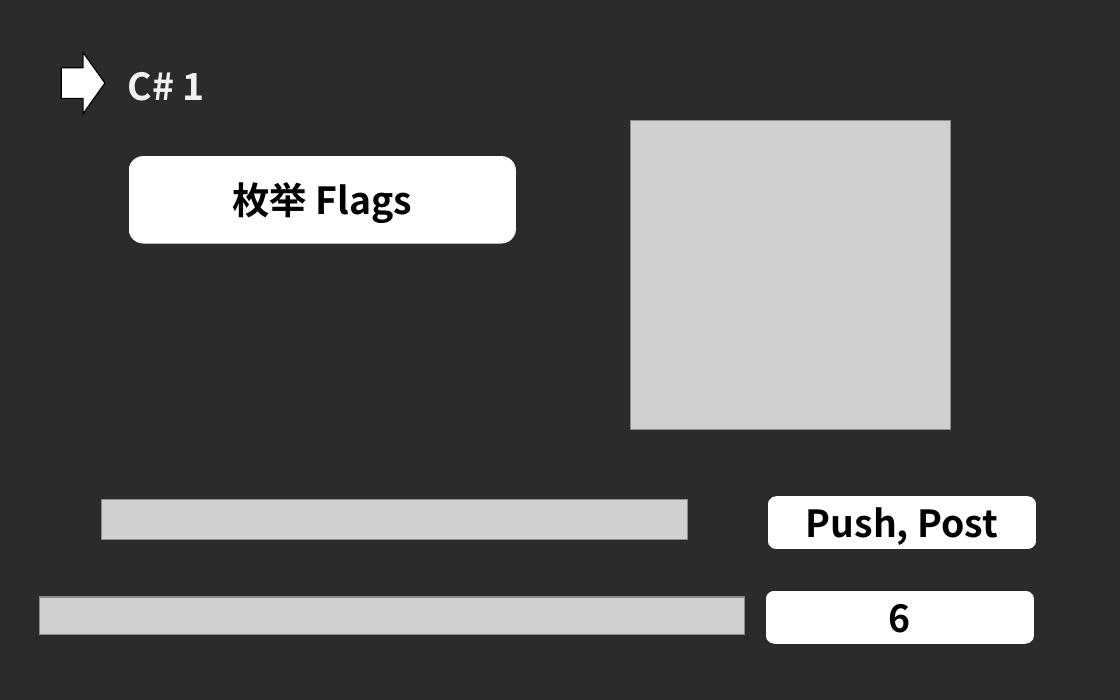
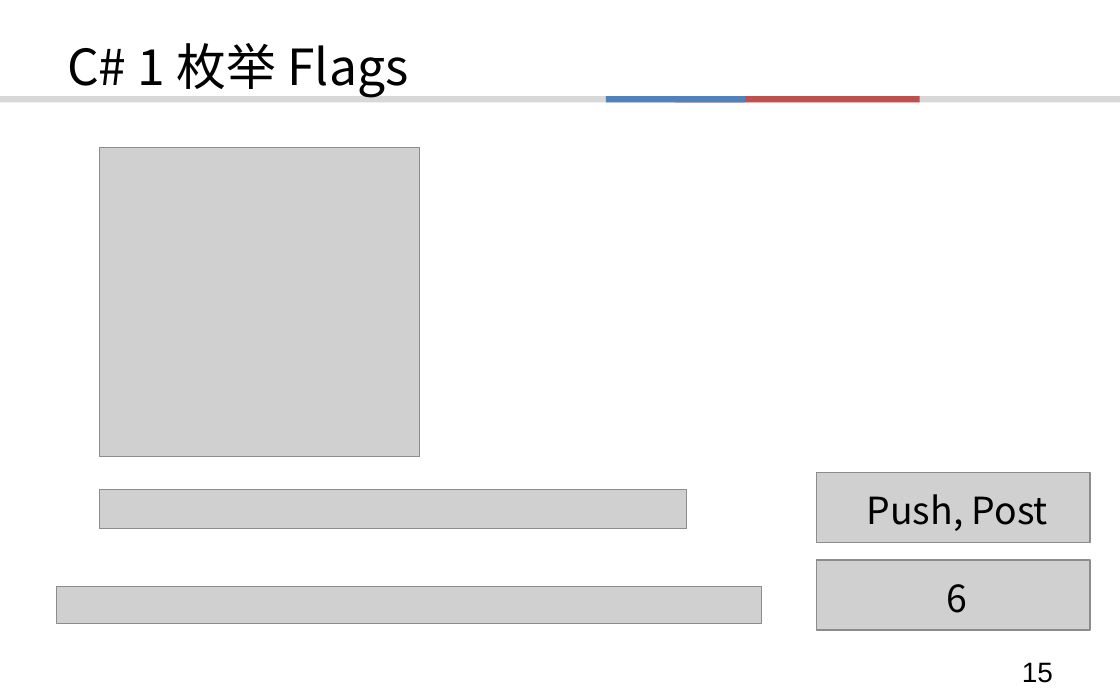
Before and after one commit to TerabyteX/lecture, a slide deck: slide 15 of C#/CsharpEvolution.ppt (slide 13 before the commit). Drawn at 1120x700 pixels with LibreOffice and Linux fonts; fonts in the diff are those of the drawing; grey boxes stand for pictures; background and template pictures are left out; a plain dark background stands for a picture behind light text. Boxes give left, top, right and bottom in pixels: in the first picture for what was removed or moved away, otherwise in the second. Text is boxed around its words. In the diff, an @@ line names an element or a change of style, - is before the commit and + after.

```diff
--- a/C#/CsharpEvolution.ppt
+++ b/C#/CsharpEvolution.ppt
@@ background picture (left out) to #FFFFFF @@
@@ right arrow removed at bbox=[62, 53, 105, 114] @@
@@ title added at bbox=[67, 43, 408, 97], 32 pt, text #000000 @@
+C# 1 枚举 Flags
@@ text removed at bbox=[128, 72, 205, 101] @@
-C# 1
@@ rectangle added at bbox=[0, 96, 1120, 103], fill #D8D8D8 @@
@@ rectangle added at bbox=[606, 96, 745, 103], fill #4F81BD @@
@@ rectangle added at bbox=[674, 96, 920, 103], fill #C0504D @@
@@ picture: place and size @@
-picture at bbox=[631, 121, 950, 430]
+picture at bbox=[100, 147, 419, 456]
@@ rounded rectangle removed at bbox=[129, 156, 516, 243] @@
-枚举 Flags
@@ picture added at bbox=[816, 473, 1090, 542] @@
@@ picture: place and size @@
-picture at bbox=[101, 500, 688, 539]
+picture at bbox=[100, 489, 687, 529]
@@ text "Push, Post": place and size @@
-text "Push, Post" at bbox=[767, 496, 1036, 549]
+text "Push, Post" at bbox=[867, 494, 1048, 531]
@@ text "Push, Post" at bbox=[867, 494, 1048, 531]: bold off; more space between paragraphs; vertical alignment middle to top; fill #FFFFFF to none @@
@@ picture added at bbox=[816, 560, 1090, 631] @@
@@ text "6" at bbox=[947, 584, 968, 613]: bold off; more space between paragraphs; vertical alignment middle to top; fill #FFFFFF to none @@
@@ text "6": place and size @@
-text "6" at bbox=[766, 591, 1035, 644]
+text "6" at bbox=[947, 584, 968, 613]
@@ picture: place and size @@
-picture at bbox=[39, 597, 744, 634]
+picture at bbox=[57, 587, 762, 624]
@@ page number added at bbox=[1022, 662, 1053, 683], 18 pt, text #000000 @@
+15
```
Also in this commit, not shown: 47 other slides changed, 37 slides added, 7 slides removed.
